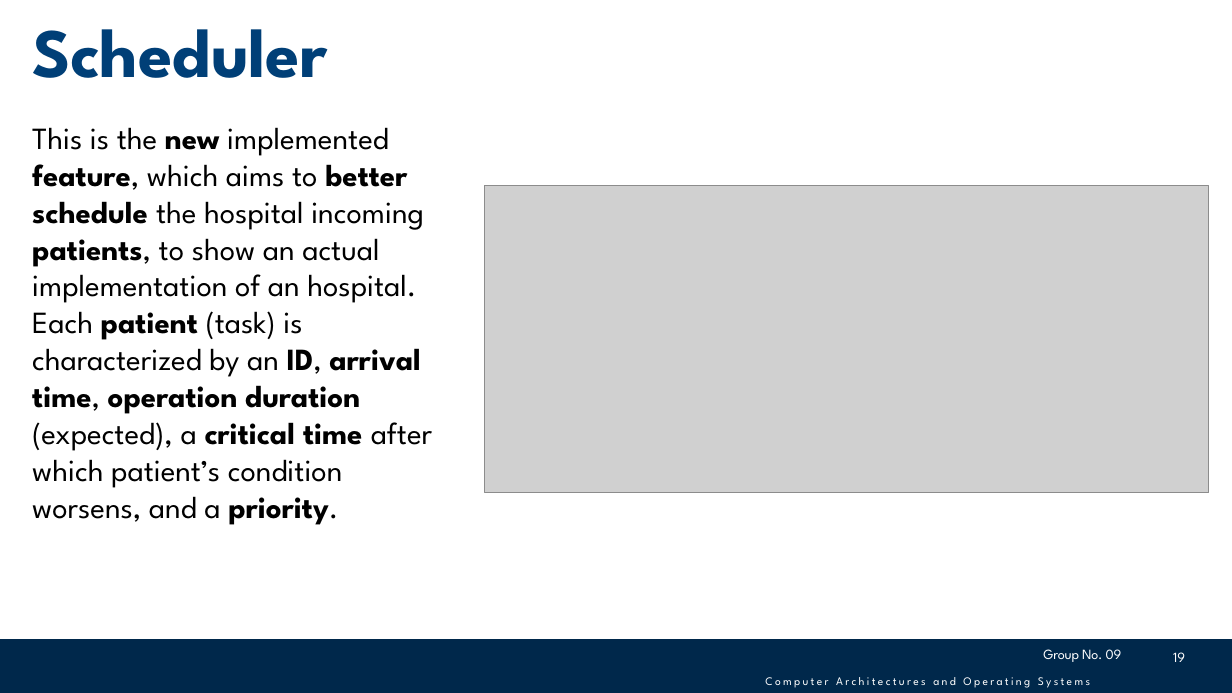
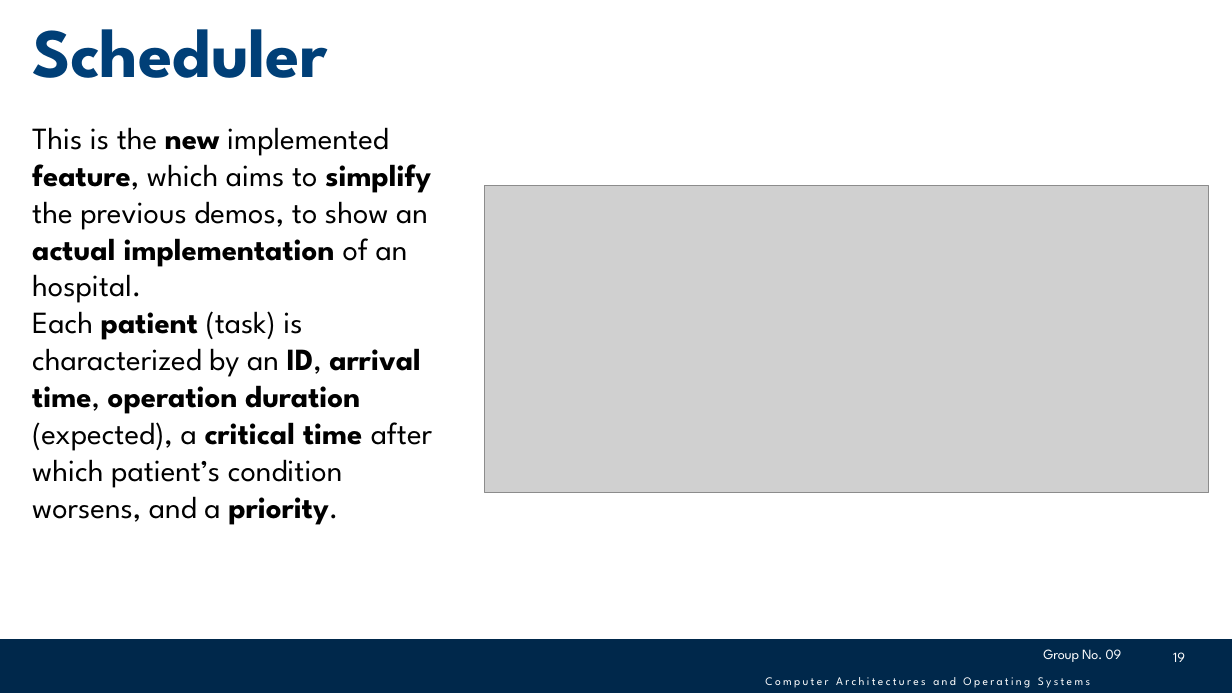
Before and after one commit to giovannidemaria/Polito-FreeRTOS-exploration, a slide deck: slide 19 of Documentation/HaclOSsim - Group09.pptx. Drawn at 1232x693 pixels with LibreOffice and Linux fonts; fonts in the diff are those of the drawing; grey boxes stand for pictures; background and template pictures are left out. Boxes give left, top, right and bottom in pixels: in the first picture for what was removed or moved away, otherwise in the second. Text is boxed around its words. In the diff, an @@ line names an element or a change of style, - is before the commit and + after.

```diff
--- a/Documentation/HaclOSsim - Group09.pptx
+++ b/Documentation/HaclOSsim - Group09.pptx
@@ text at [32,127,431,303]: text changed @@
-This is the new implemented feature, which aims to better schedule the hospital incoming patients, to show an actual implementation of an hospital.
+This is the new implemented feature, which aims to simplify the previous demos, to show an actual implementation of an hospital.
```
Also in this commit, not shown: 1 other slide changed, 2 other files.
